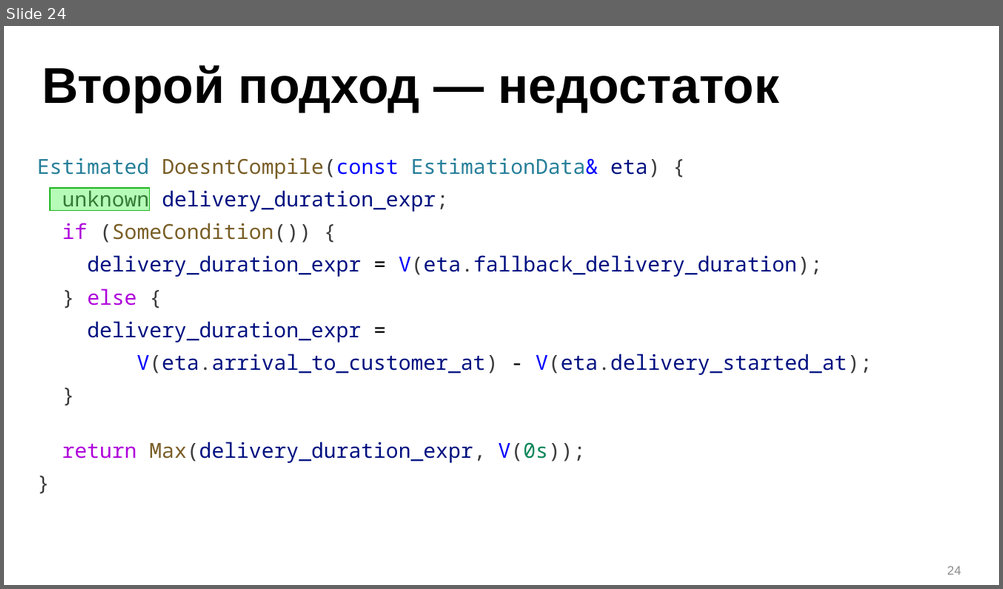
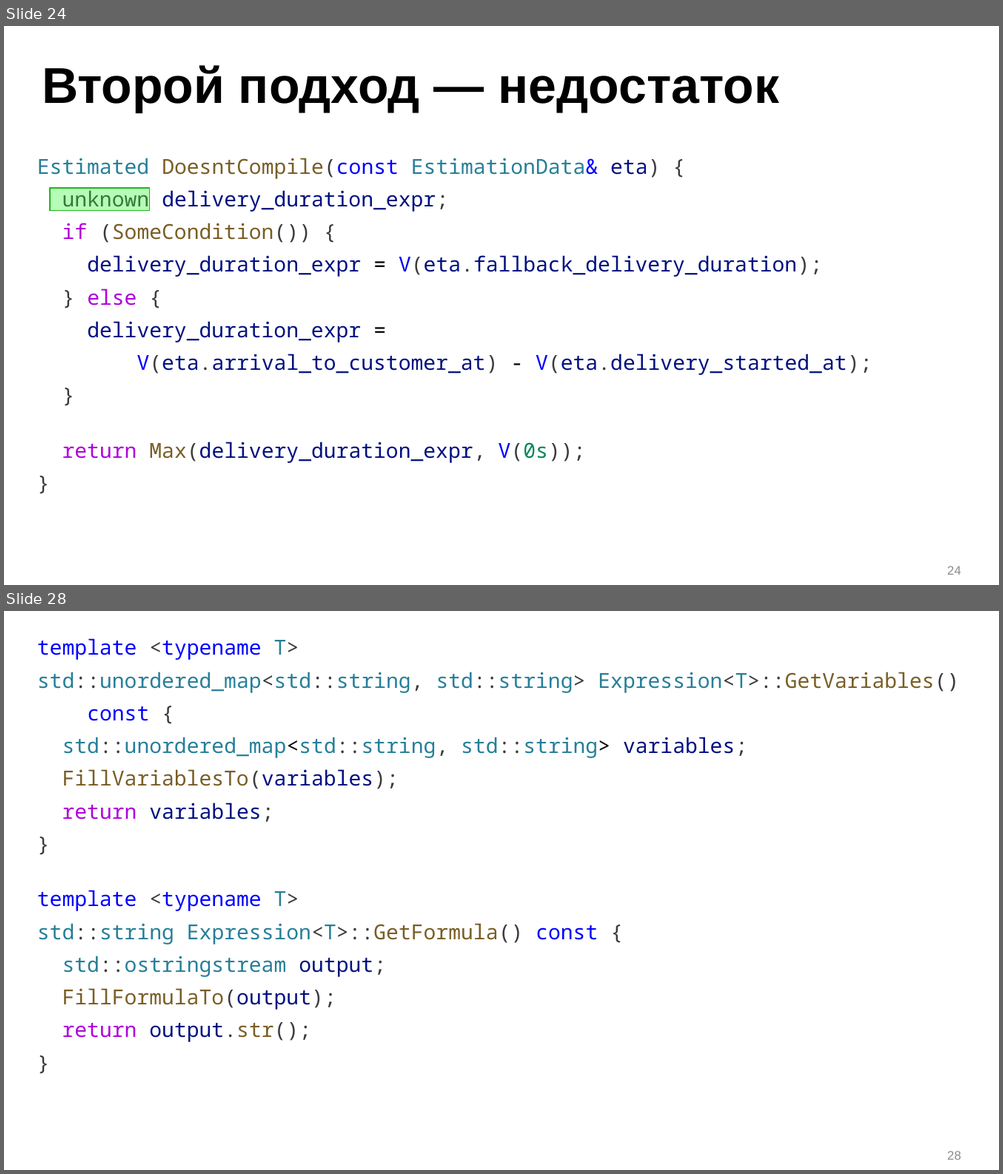
Before and after one commit to ishfb/zcc23, a slide deck: slides_new.pptx. Shown one above the other, each under a label of ours: slide 24 before the commit, slides 24 and 28 after it; the slides between them are not shown. The pictures are 1003x589 and 1003x1174 pixels, drawn with LibreOffice and Linux fonts; fonts in the diff are those of the drawing. Boxes give left, top, right and bottom in pixels: in the first picture for what was removed or moved away, otherwise in the second. Text is boxed around its words. In the diff, an @@ line names an element or a change of style, - is before the commit and + after.

```diff
--- a/slides_new.pptx
+++ b/slides_new.pptx
@@ slide 28 added at box(4, 611, 999, 1170), background #FFFFFF @@
@@ text added at box(37, 638, 959, 1042), 20 pt, text #267F99 @@
+template <typename T>
+std::unordered_map<std::string, std::string> Expression<T>::GetVariables()
+const {
+std::unordered_map<std::string, std::string> variables;
+FillVariablesTo(variables);
+return variables;
+}
+template <typename T>
+std::string Expression<T>::GetFormula() const {
+std::ostringstream output;
+FillFormulaTo(output);
+return output.str();
+}
@@ page number added at box(947, 1151, 961, 1160), 12 pt, text #8C8C8C @@
+28
```
Also in this commit, not shown: 8 other slides added, 1 other file.
